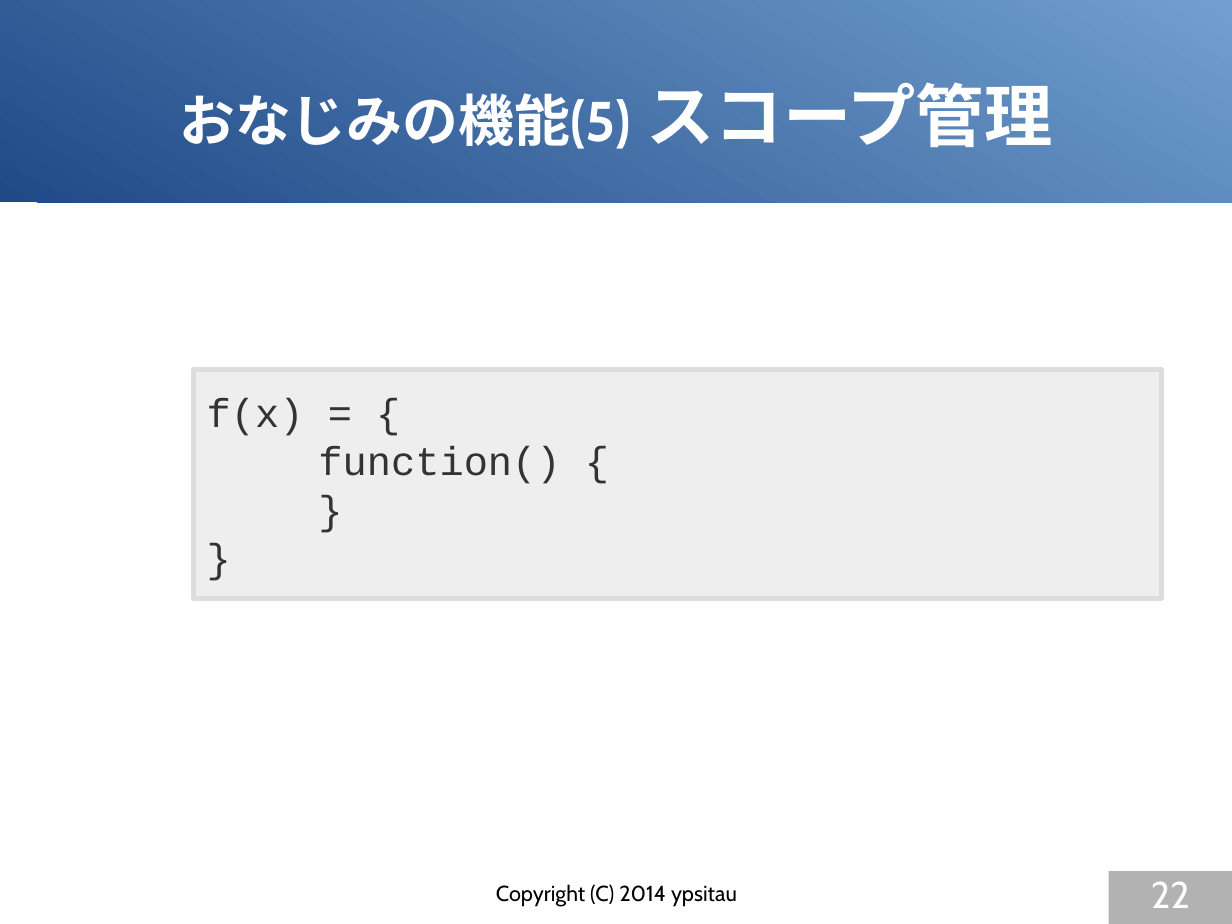
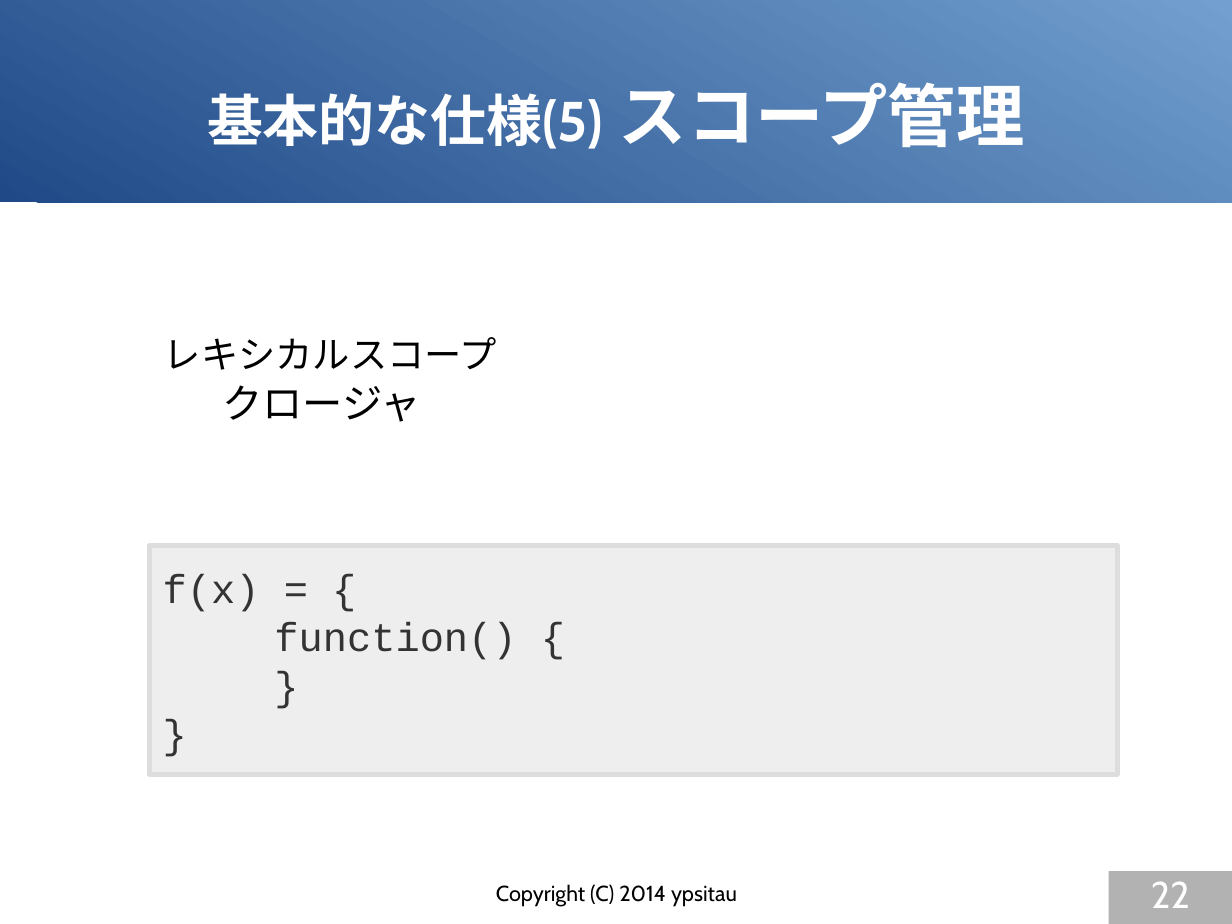
Before and after one commit to gura-lang/gura-doc, a slide deck: slide 22 of presentation/gura-introduction.odp. Drawn at 1232x924 pixels with LibreOffice and Linux fonts; fonts in the diff are those of the drawing. Boxes give left, top, right and bottom in pixels: in the first picture for what was removed or moved away, otherwise in the second. Text is boxed around its words. In the diff, an @@ line names an element or a change of style, - is before the commit and + after.

```diff
--- a/presentation/gura-introduction.odp
+++ b/presentation/gura-introduction.odp
@@ title at [207,82,1025,149]: text changed @@
-おなじみの機能(5) スコープ管理
+基本的な仕様(5) スコープ管理
@@ text added at [164,337,497,370], 24 pt, text #000000 @@
+レキシカルスコープ
@@ text added at [222,385,421,422], 26 pt, text #000000 @@
+クロージャ
@@ rectangle "f(x) = {": place and size @@
-rectangle "f(x) = {" at [193,370,1162,599]
+rectangle "f(x) = {" at [150,546,1118,775]
```
Also in this commit, not shown: 16 other slides changed.
